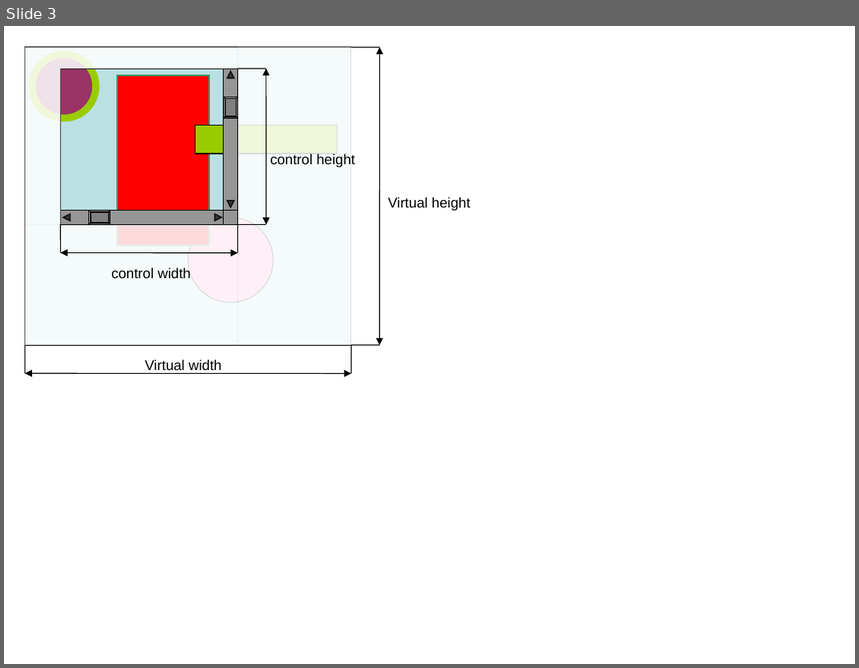
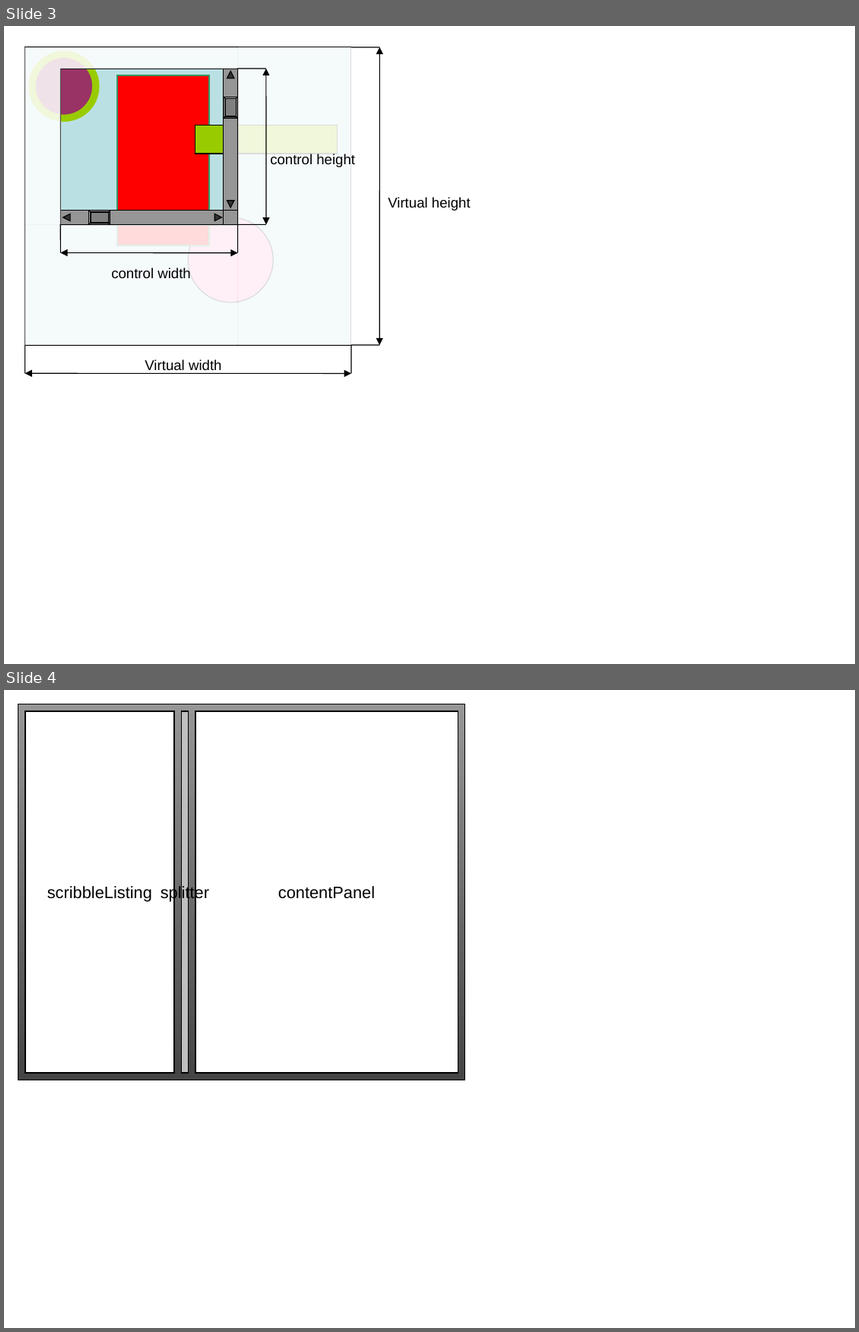
Before and after one commit to cnsuhao/vcf, a slide deck: vcf/examples/MVC/mvc-diagrams.ppt. Shown one above the other, each under a label of ours: slide 3 before the commit, slides 3 and 4 after it. The pictures are 859x668 and 859x1332 pixels, drawn with LibreOffice and Linux fonts; fonts in the diff are those of the drawing. Boxes give left, top, right and bottom in pixels: in the first picture for what was removed or moved away, otherwise in the second. Text is boxed around its words. In the diff, an @@ line names an element or a change of style, - is before the commit and + after.

```diff
--- a/vcf/examples/MVC/mvc-diagrams.ppt
+++ b/vcf/examples/MVC/mvc-diagrams.ppt
@@ slide 4 added at (4,690,855,1328), background #FFFFFF @@
@@ rectangle added at (18,704,465,1081), fill gradient #969696 to #454545, outline #000000 0.74 pt @@
@@ rectangle added at (25,711,174,1073), fill #FFFFFF, outline #000000 0.74 pt, 14 pt, text #000000 @@
+scribbleListing
@@ rectangle added at (181,711,188,1073), fill #C0C0C0, outline #000000 0.74 pt, 14 pt, text #000000 @@
+splitter
@@ rectangle added at (196,711,458,1073), fill #FFFFFF, outline #000000 0.74 pt, 14 pt, text #000000 @@
+contentPanel
```
Also in this commit, not shown: 16 other files.
